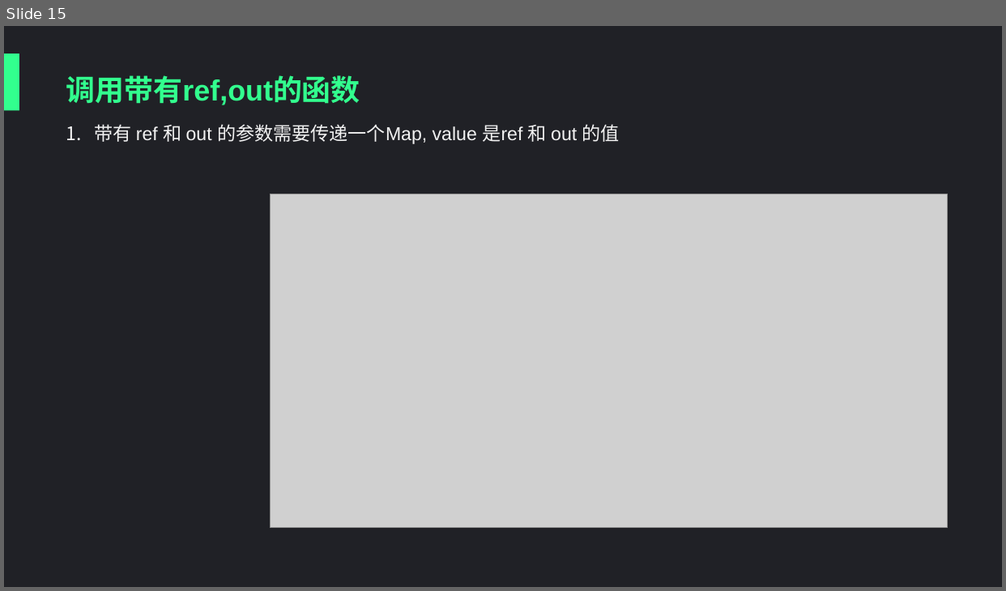
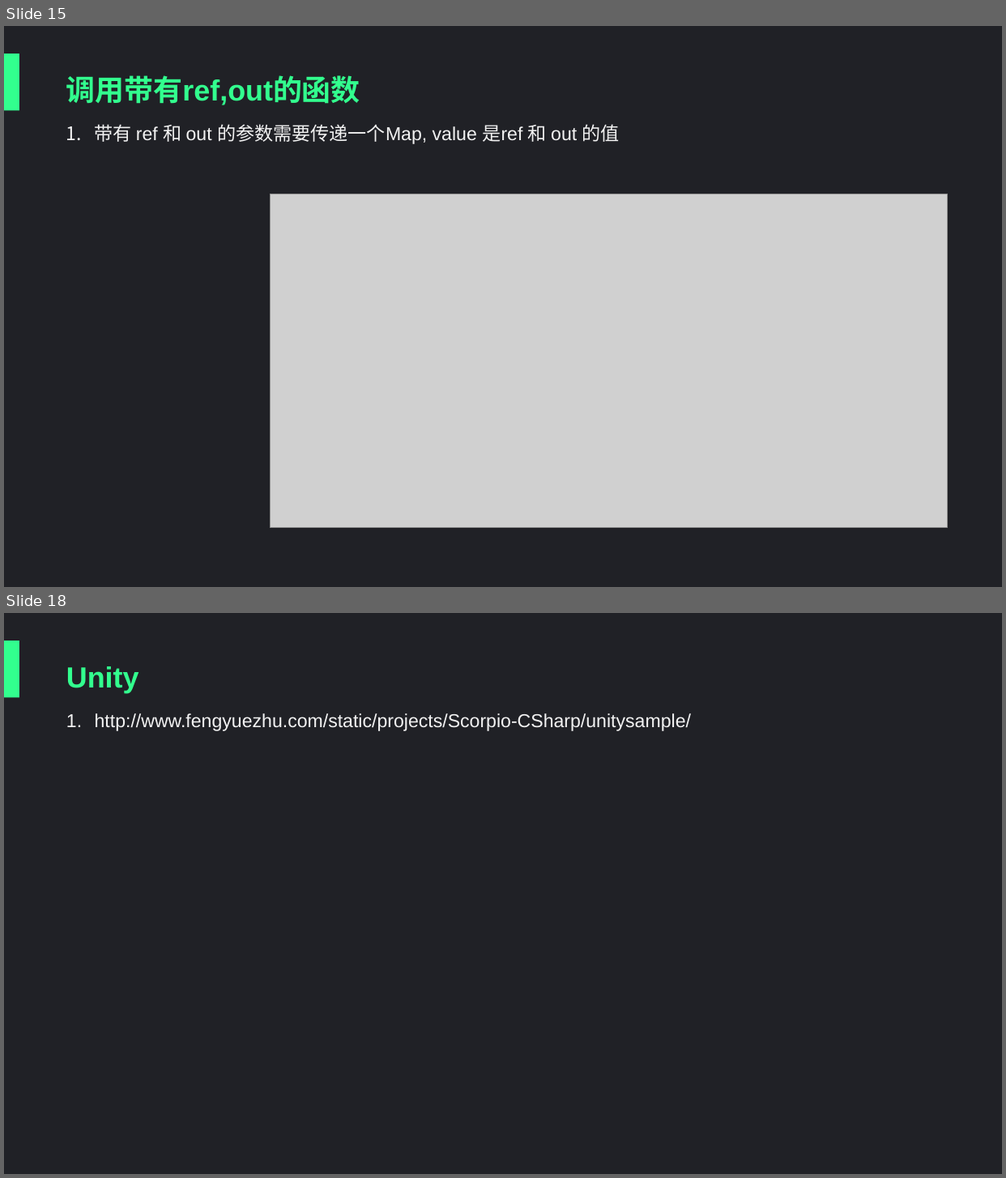
Before and after one commit to qingfeng346/qingfeng346.github.io, a slide deck: src/ppt.pptx. Shown one above the other, each under a label of ours: slide 15 before the commit, slides 15 and 18 after it; the slides between them are not shown. The pictures are 1006x591 and 1006x1178 pixels, drawn with LibreOffice and Linux fonts; fonts in the diff are those of the drawing; grey boxes stand for pictures; background and template pictures are left out. Boxes give left, top, right and bottom in pixels: in the first picture for what was removed or moved away, otherwise in the second. Text is boxed around its words. In the diff, an @@ line names an element or a change of style, - is before the commit and + after.

Commit message:
update

```diff
--- a/src/ppt.pptx
+++ b/src/ppt.pptx
@@ slide 18 added at (x1=4, y1=613, x2=1002, y2=1174), background #202126; not listed: 1 template element that a slide beside it also shows @@
@@ title added at (x1=66, y1=666, x2=139, y2=693), 28 pt, text #32FF8E, bold @@
+Unity
@@ text added at (x1=95, y1=713, x2=691, y2=731), 18 pt, text #F2F2F2 @@
+1. http://www.fengyuezhu.com/static/projects/Scorpio-CSharp/unitysample/
```
Also in this commit, not shown: 2 other slides added, 3 slides removed.
